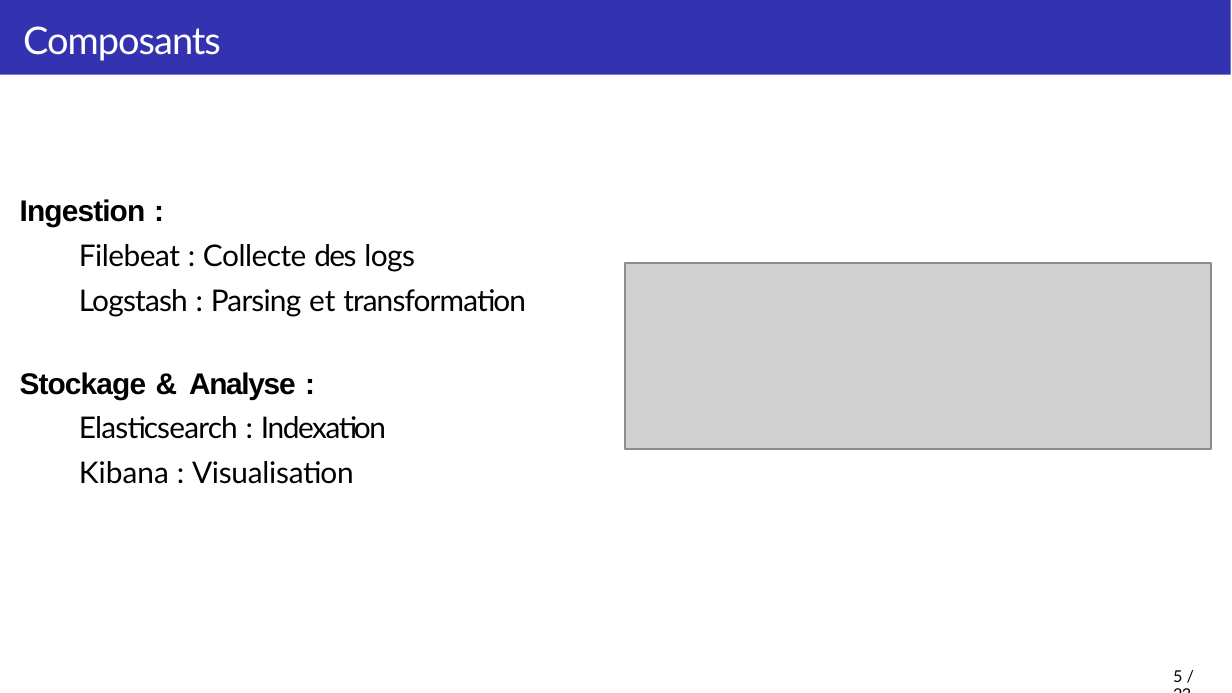
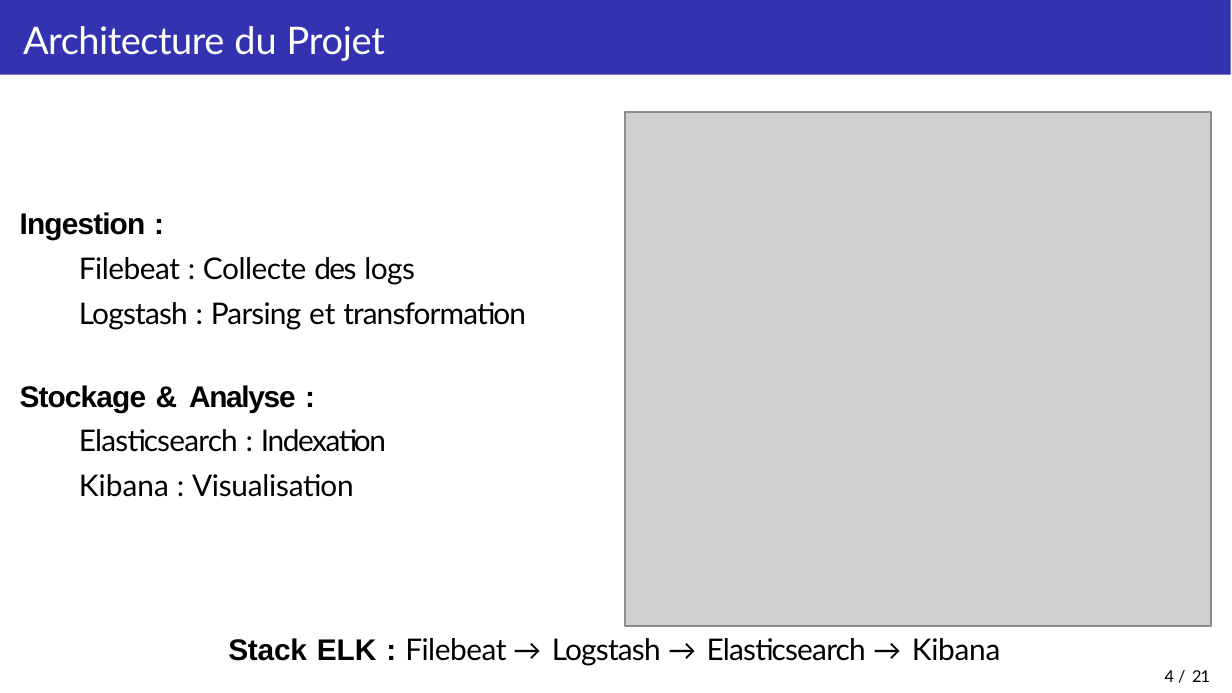
Before and after one commit to Moncif-M/ELK-Firefox-logs-ingestion, a slide deck: slide 4 of presentation.pptx (slide 5 before the commit). Drawn at 1232x693 pixels with LibreOffice and Linux fonts; fonts in the diff are those of the drawing; grey boxes stand for pictures; background and template pictures are left out. Boxes give left, top, right and bottom in pixels: in the first picture for what was removed or moved away, otherwise in the second. Text is boxed around its words. In the diff, an @@ line names an element or a change of style, - is before the commit and + after.

```diff
--- a/presentation.pptx
+++ b/presentation.pptx
@@ title at (x1=23, y1=26, x2=385, y2=61): text changed @@
-Composants
+Architecture du Projet
@@ picture added at (x1=625, y1=111, x2=1211, y2=625) @@
@@ text "Ingestion :" moved from (x1=20, y1=199, x2=526, y2=484) to (x1=20, y1=212, x2=526, y2=497) @@
@@ picture removed at (x1=625, y1=264, x2=1211, y2=449) @@
@@ text added at (x1=228, y1=638, x2=1001, y2=666), 11 pt, text #000000 @@
+Stack ELK : Filebeat → Logstash → Elasticsearch → Kibana
@@ page number at (x1=1165, y1=670, x2=1210, y2=682): text changed @@
-5 / 23
+4 / 21
```
Also in this commit, not shown: 15 other slides changed, 2 slides removed.
